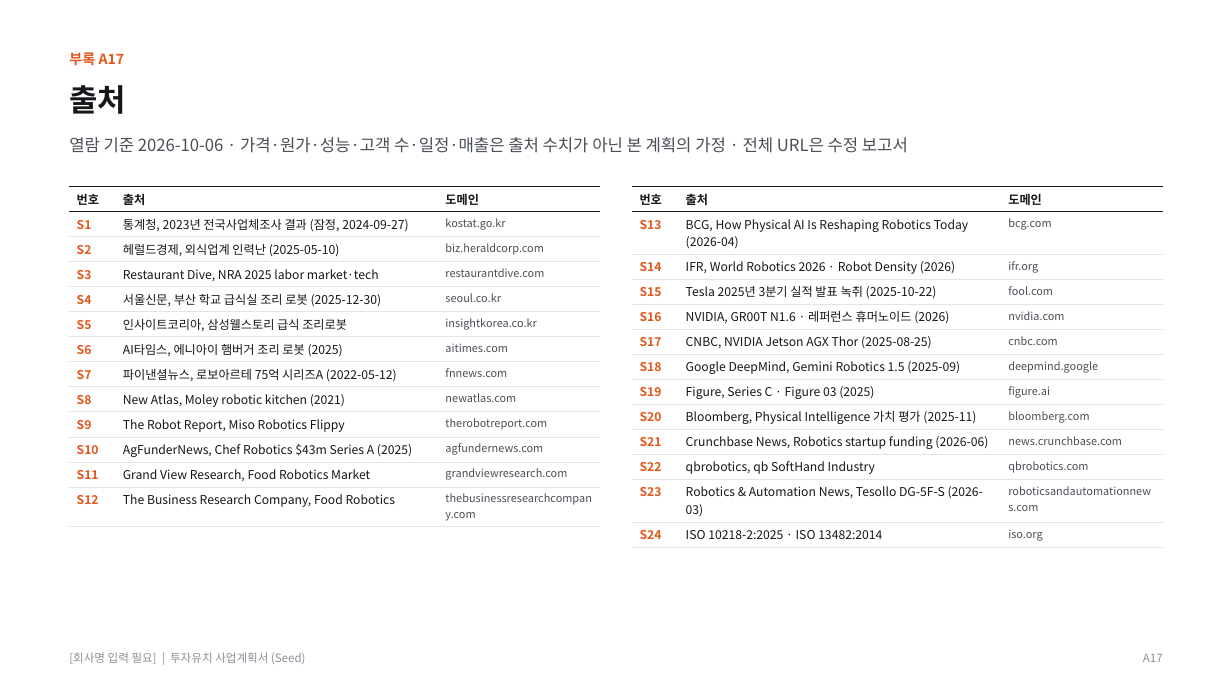
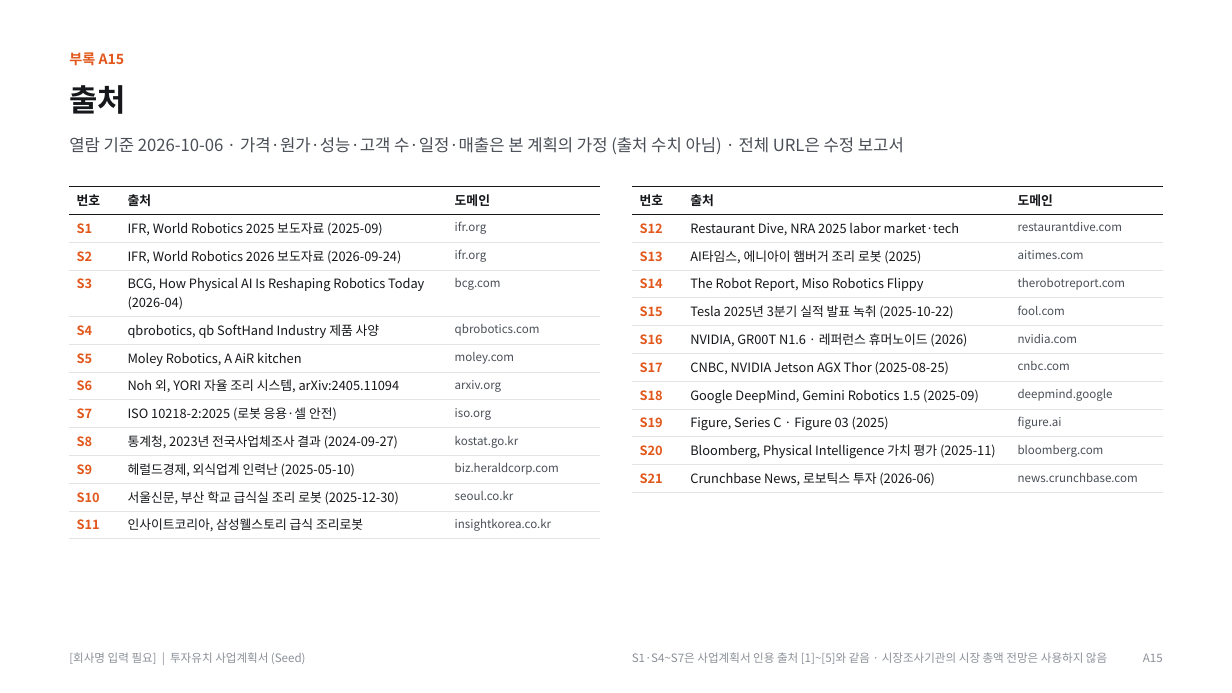
Before and after one commit to kimdonghyun2789-hash/D, a slide deck: slide 33 of SoftHand_Founding_Seed_IR_Deck_Final.pptx (slide 32 before the commit). Drawn at 1232x693 pixels with LibreOffice and Linux fonts; fonts in the diff are those of the drawing. Boxes give left, top, right and bottom in pixels: in the first picture for what was removed or moved away, otherwise in the second. Text is boxed around its words. In the diff, an @@ line names an element or a change of style, - is before the commit and + after.

```diff
--- a/SoftHand_Founding_Seed_IR_Deck_Final.pptx
+++ b/SoftHand_Founding_Seed_IR_Deck_Final.pptx
@@ text at (69, 52, 125, 66): text changed @@
-부록 A17
+부록 A15
@@ text at (69, 137, 904, 154): text changed @@
-열람 기준 2026-10-06 · 가격·원가·성능·고객 수·일정·매출은 출처 수치가 아닌 본 계획의 가정 · 전체 URL은 수정 보고서
+열람 기준 2026-10-06 · 가격·원가·성능·고객 수·일정·매출은 본 계획의 가정 (출처 수치 아님) · 전체 URL은 수정 보고서
@@ table at (69, 187, 600, 539) @@
-row 2: S1 | 통계청, 2023년 전국사업체조사 결과 (잠정, 2024-09-27) | kostat.go.kr
-row 3: S2 | 헤럴드경제, 외식업계 인력난 (2025-05-10) | biz.heraldcorp.com
-row 4: S3 | Restaurant Dive, NRA 2025 labor market·tech | restaurantdive.com
-row 5: S4 | 서울신문, 부산 학교 급식실 조리 로봇 (2025-12-30) | seoul.co.kr
-row 6: S5 | 인사이트코리아, 삼성웰스토리 급식 조리로봇 | insightkorea.co.kr
-row 7: S6 | AI타임스, 에니아이 햄버거 조리 로봇 (2025) | aitimes.com
-row 8: S7 | 파이낸셜뉴스, 로보아르테 75억 시리즈A (2022-05-12) | fnnews.com
-row 9: S8 | New Atlas, Moley robotic kitchen (2021) | newatlas.com
-row 10: S9 | The Robot Report, Miso Robotics Flippy | therobotreport.com
-row 11: S10 | AgFunderNews, Chef Robotics $43m Series A (2025) | agfundernews.com
-row 12: S11 | Grand View Research, Food Robotics Market | grandviewresearch.com
-row 13: S12 | The Business Research Company, Food Robotics | thebusinessresearchcompany.com
+row 2: S1 | IFR, World Robotics 2025 보도자료 (2025-09) | ifr.org
+row 3: S2 | IFR, World Robotics 2026 보도자료 (2026-09-24) | ifr.org
+row 4: S3 | BCG, How Physical AI Is Reshaping Robotics Today (2026-04) | bcg.com
+row 5: S4 | qbrobotics, qb SoftHand Industry 제품 사양 | qbrobotics.com
+row 6: S5 | Moley Robotics, A AiR kitchen | moley.com
+row 7: S6 | Noh 외, YORI 자율 조리 시스템, arXiv:2405.11094 | arxiv.org
+row 8: S7 | ISO 10218-2:2025 (로봇 응용·셀 안전) | iso.org
+row 9: S8 | 통계청, 2023년 전국사업체조사 결과 (2024-09-27) | kostat.go.kr
+row 10: S9 | 헤럴드경제, 외식업계 인력난 (2025-05-10) | biz.heraldcorp.com
+row 11: S10 | 서울신문, 부산 학교 급식실 조리 로봇 (2025-12-30) | seoul.co.kr
+row 12: S11 | 인사이트코리아, 삼성웰스토리 급식 조리로봇 | insightkorea.co.kr
@@ table at (632, 187, 1163, 493) @@
-row 2: S13 | BCG, How Physical AI Is Reshaping Robotics Today (2026-04) | bcg.com
-row 3: S14 | IFR, World Robotics 2026 · Robot Density (2026) | ifr.org
+row 2: S12 | Restaurant Dive, NRA 2025 labor market·tech | restaurantdive.com
+row 3: S13 | AI타임스, 에니아이 햄버거 조리 로봇 (2025) | aitimes.com
+row 4: S14 | The Robot Report, Miso Robotics Flippy | therobotreport.com
-row 10: S21 | Crunchbase News, Robotics startup funding (2026-06) | news.crunchbase.com
-row 11: S22 | qbrobotics, qb SoftHand Industry | qbrobotics.com
-row 12: S23 | Robotics & Automation News, Tesollo DG-5F-S (2026-03) | roboticsandautomationnews.com
-row 13: S24 | ISO 10218-2:2025 · ISO 13482:2014 | iso.org
+row 11: S21 | Crunchbase News, 로보틱스 투자 (2026-06) | news.crunchbase.com
@@ text added at (632, 652, 1107, 664), 9 pt, text #8C9198 @@
+S1·S4~S7은 사업계획서 인용 출처 [1]~[5]와 같음 · 시장조사기관의 시장 총액 전망은 사용하지 않음
@@ text at (1143, 653, 1163, 662): text changed @@
-A17
+A15
```
Also in this commit, not shown: 17 other slides changed, 15 slides added, 14 slides removed, 17 other files.
